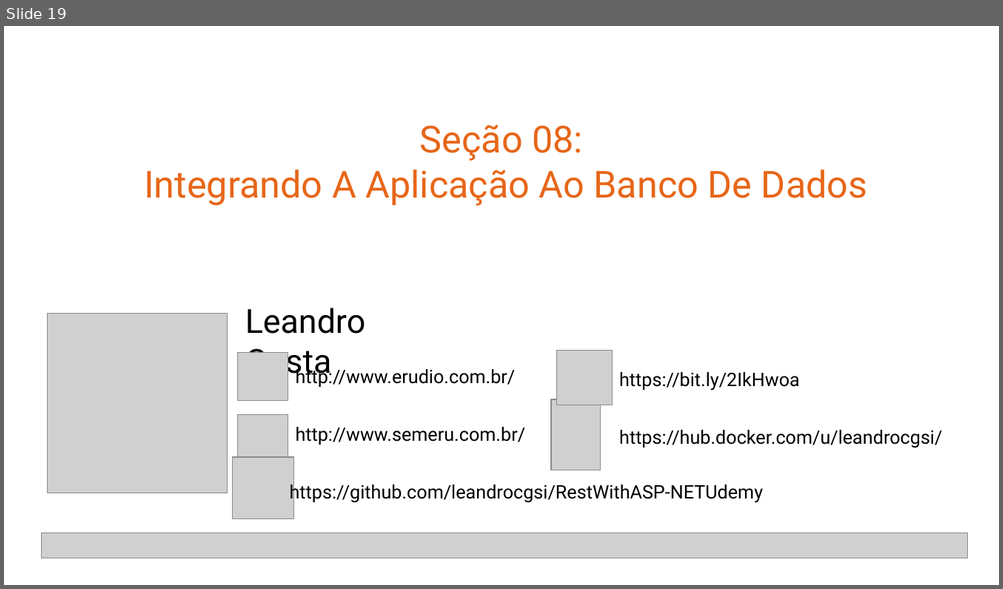
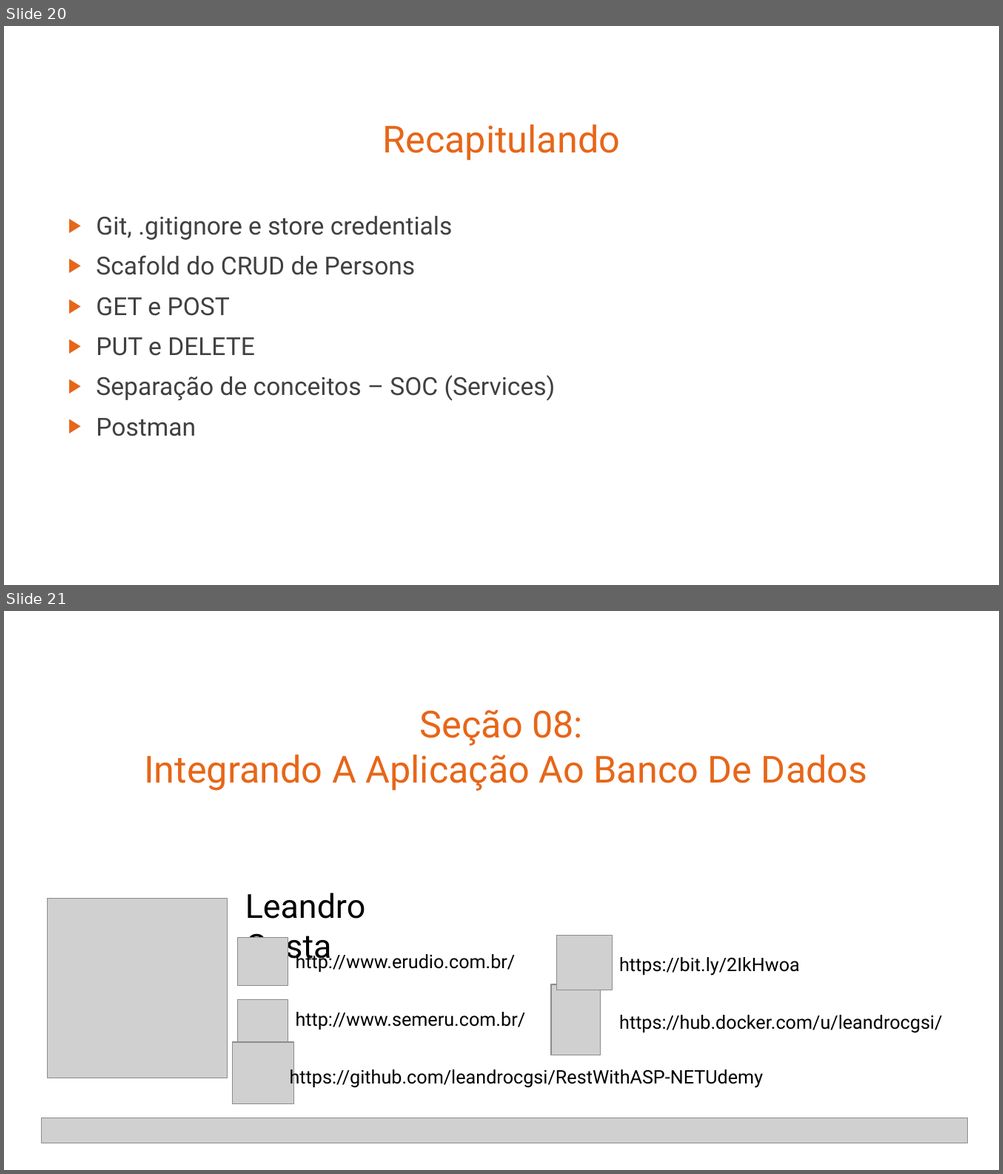
Before and after one commit to leandrocgsi/RestWithASP-NETUdemy, a slide deck: Documents/Building Modern RESTFul API's With ASP.NET Core - Architectural Overview.pptx. Shown one above the other, each under a label of ours: slide 19 before the commit, slides 20 and 21 after it. The pictures are 1003x589 and 1003x1174 pixels, drawn with LibreOffice and Linux fonts; fonts in the diff are those of the drawing; grey boxes stand for pictures. Boxes give left, top, right and bottom in pixels: in the first picture for what was removed or moved away, otherwise in the second. Text is boxed around its words. In the diff, an @@ line names an element or a change of style, - is before the commit and + after.

```diff
--- a/Documents/Building Modern RESTFul API's With ASP.NET Core - Architectural Overview.pptx
+++ b/Documents/Building Modern RESTFul API's With ASP.NET Core - Architectural Overview.pptx
@@ slide 20 added at [4, 26, 999, 585], background #FFFFFF @@
@@ title added at [382, 124, 620, 161], 36 pt, text #E76618 @@
+Recapitulando
@@ text added at [96, 216, 555, 437], 24 pt, text #404040 @@
+▶ Git, .gitignore e store credentials
+▶ Scafold do CRUD de Persons
+▶ GET e POST
+▶ PUT e DELETE
+▶ Separação de conceitos – SOC (Services)
+▶ Postman
@@ what was slide 19 is now slide 21 @@
```
Also in this commit, not shown: 2 slides changed, 6 other slides added.
